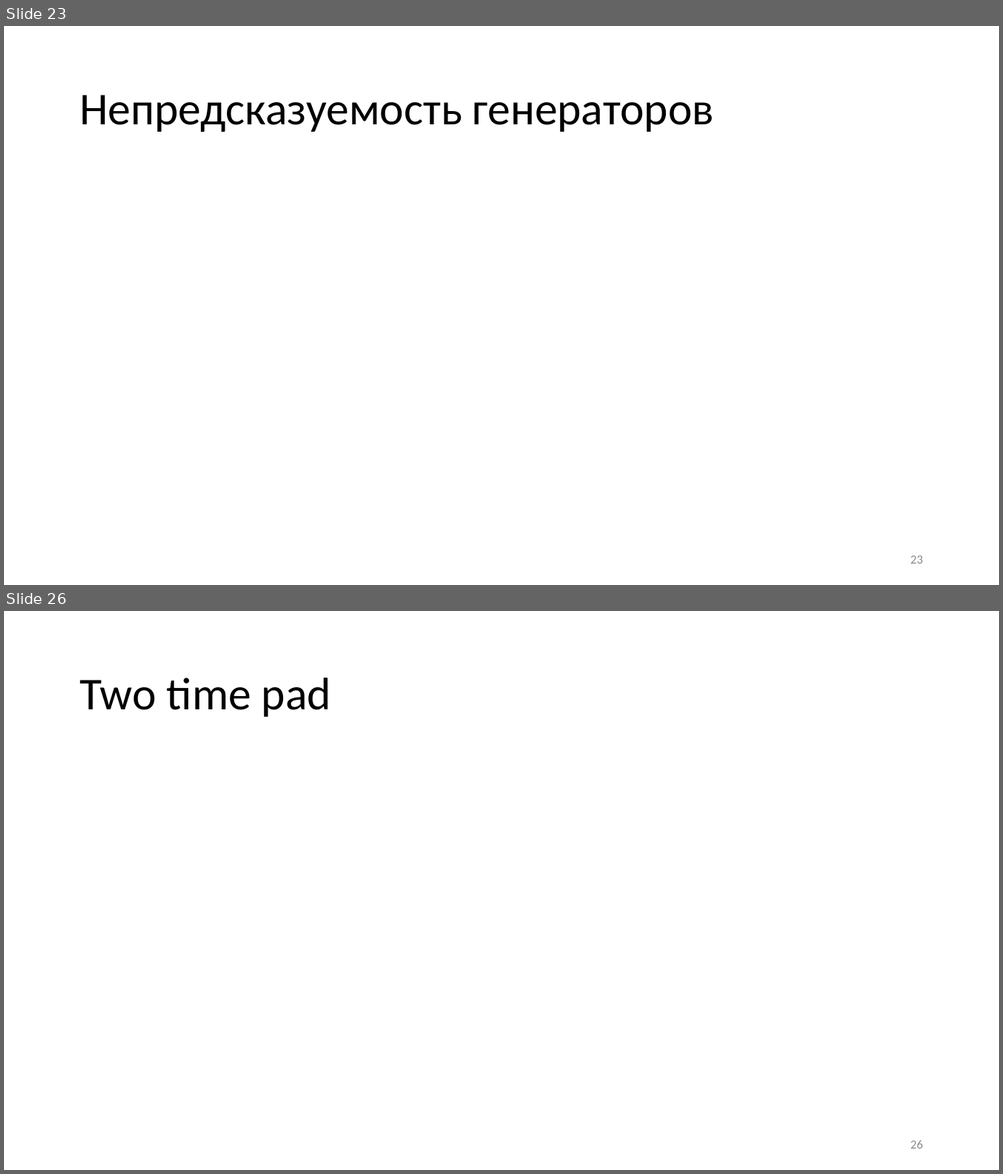
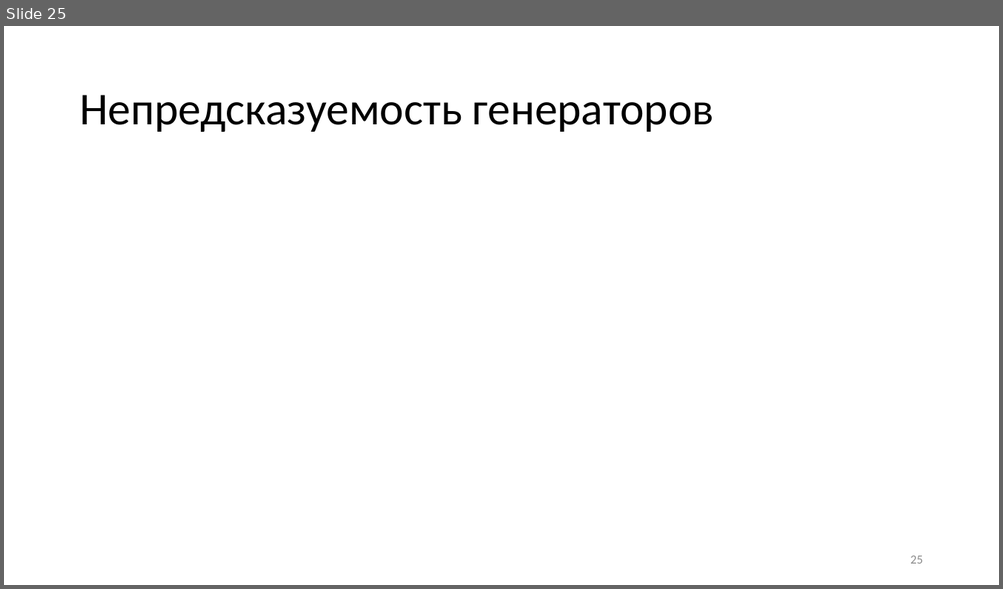
Before and after one commit to CryptoCourse/CryptoLectures, a slide deck: Lectures/Lecture2.pptx. Shown one above the other, each under a label of ours: slides 23 and 26 before the commit, slide 25 after it; the slides between them are not shown. The pictures are 1003x1174 and 1003x589 pixels, drawn with LibreOffice and Linux fonts; fonts in the diff are those of the drawing; grey boxes stand for pictures. Boxes give left, top, right and bottom in pixels: in the first picture for what was removed or moved away, otherwise in the second. Text is boxed around its words. In the diff, an @@ line names an element or a change of style, - is before the commit and + after.

```diff
--- a/Lectures/Lecture2.pptx
+++ b/Lectures/Lecture2.pptx
@@ slide 26 removed at (4, 611, 999, 1170), background #FFFFFF @@
@@ title removed at (79, 678, 331, 717) @@
-Two time pad
@@ page number removed at (910, 1141, 922, 1149) @@
-26
@@ what was slide 23 is now slide 25 @@
@@ page number at (910, 556, 922, 564): text changed @@
-23
+25
```
Also in this commit, not shown: 5 slides changed, 9 slides added, 4 other slides removed, 1 other file.
